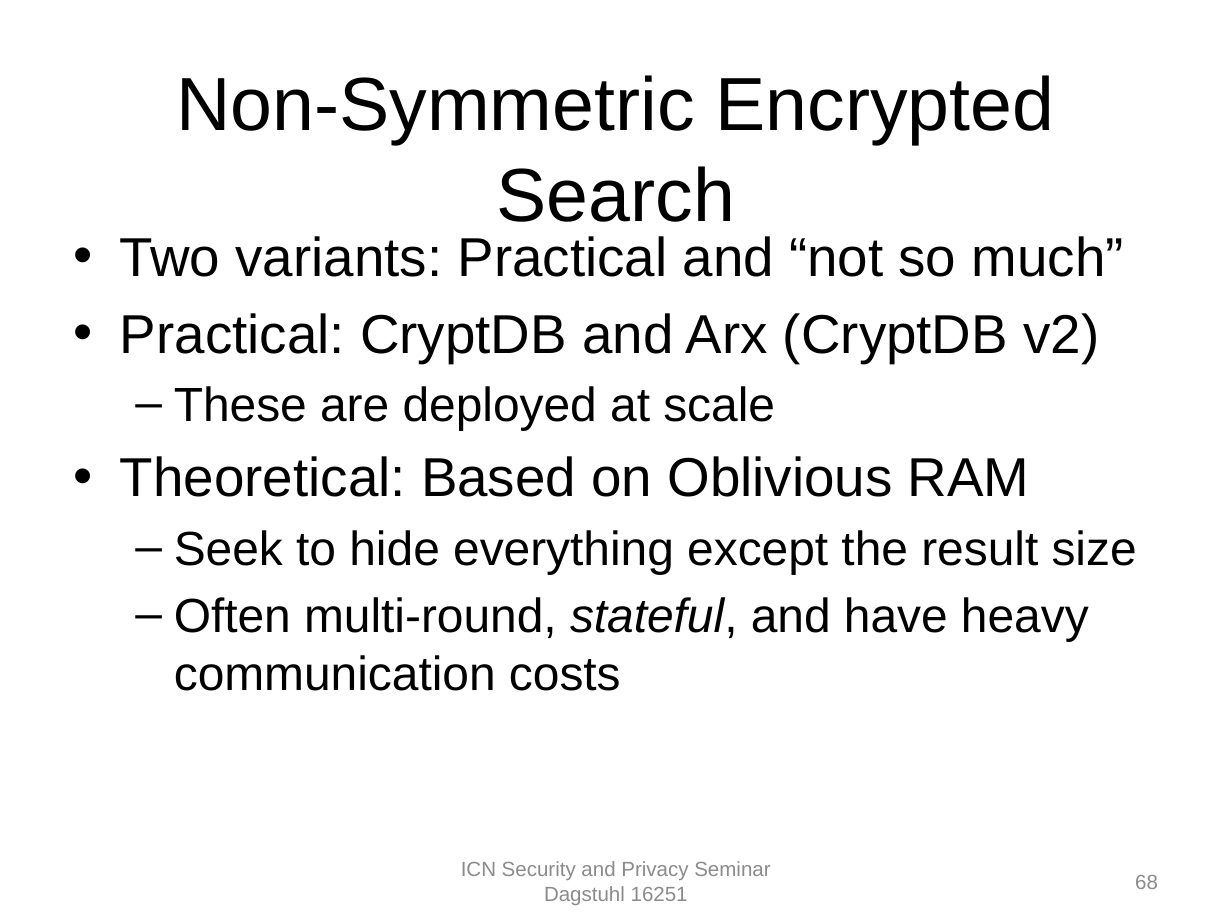
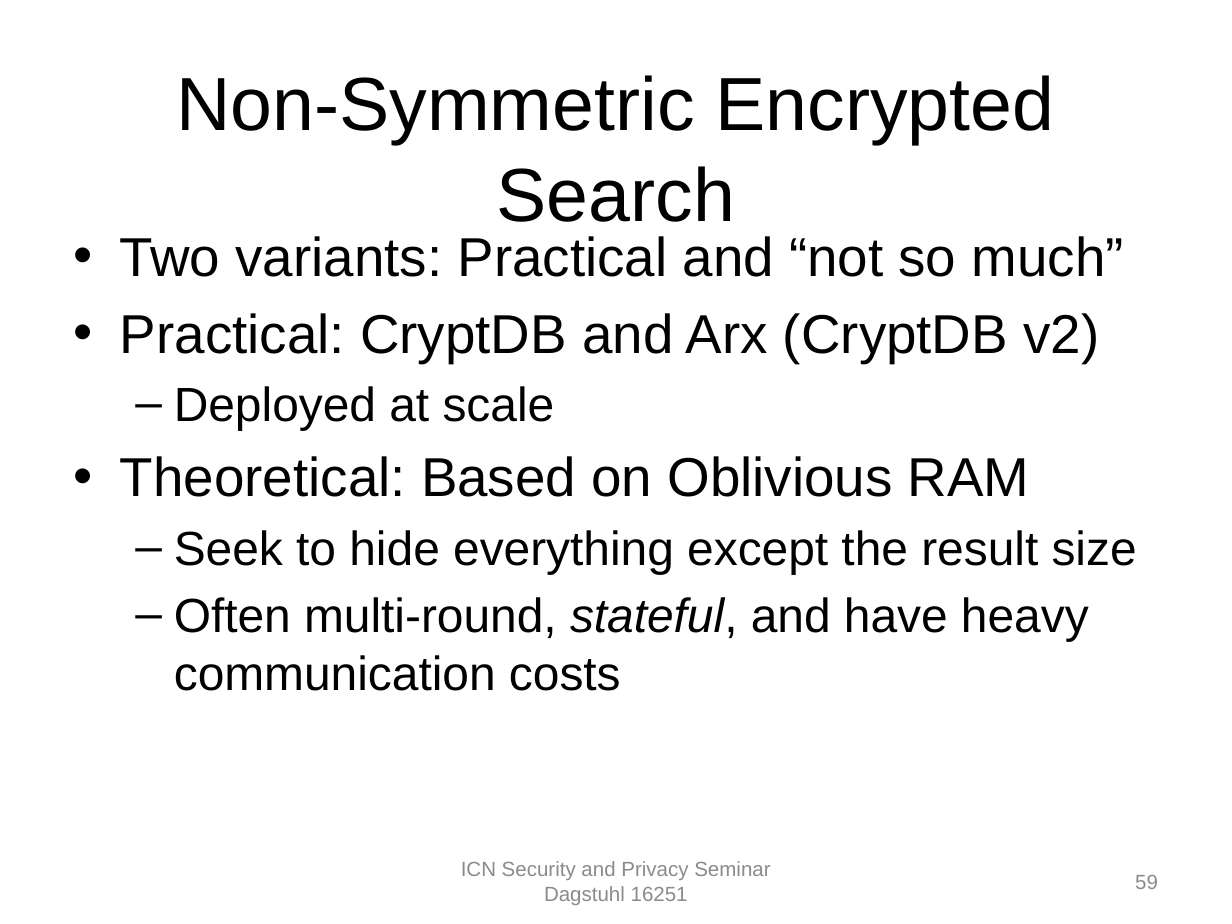
Before and after one commit to chris-wood/dagstuhl16-icn-privacy, a slide deck: slide 59 of talks/crypto_overview.pptx (slide 68 before the commit). Drawn at 1232x924 pixels with LibreOffice and Linux fonts; fonts in the diff are those of the drawing; background and template pictures are left out. Boxes give left, top, right and bottom in pixels: in the first picture for what was removed or moved away, otherwise in the second. Text is boxed around its words. In the diff, an @@ line names an element or a change of style, - is before the commit and + after.

```diff
--- a/talks/crypto_overview.pptx
+++ b/talks/crypto_overview.pptx
@@ text at [174, 386, 555, 430]: text changed @@
-  – These are deployed at scale
+  – Deployed at scale
@@ page number at [1135, 875, 1158, 889]: text changed @@
-68
+59
```
Also in this commit, not shown: 27 other slides changed, 3 slides added, 14 slides removed.
